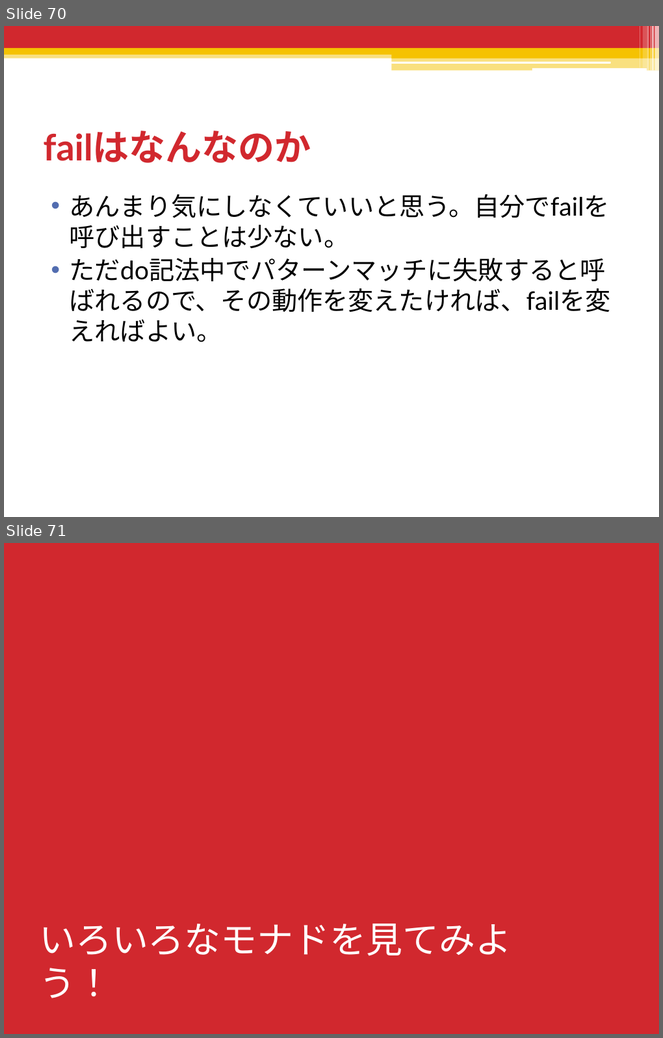
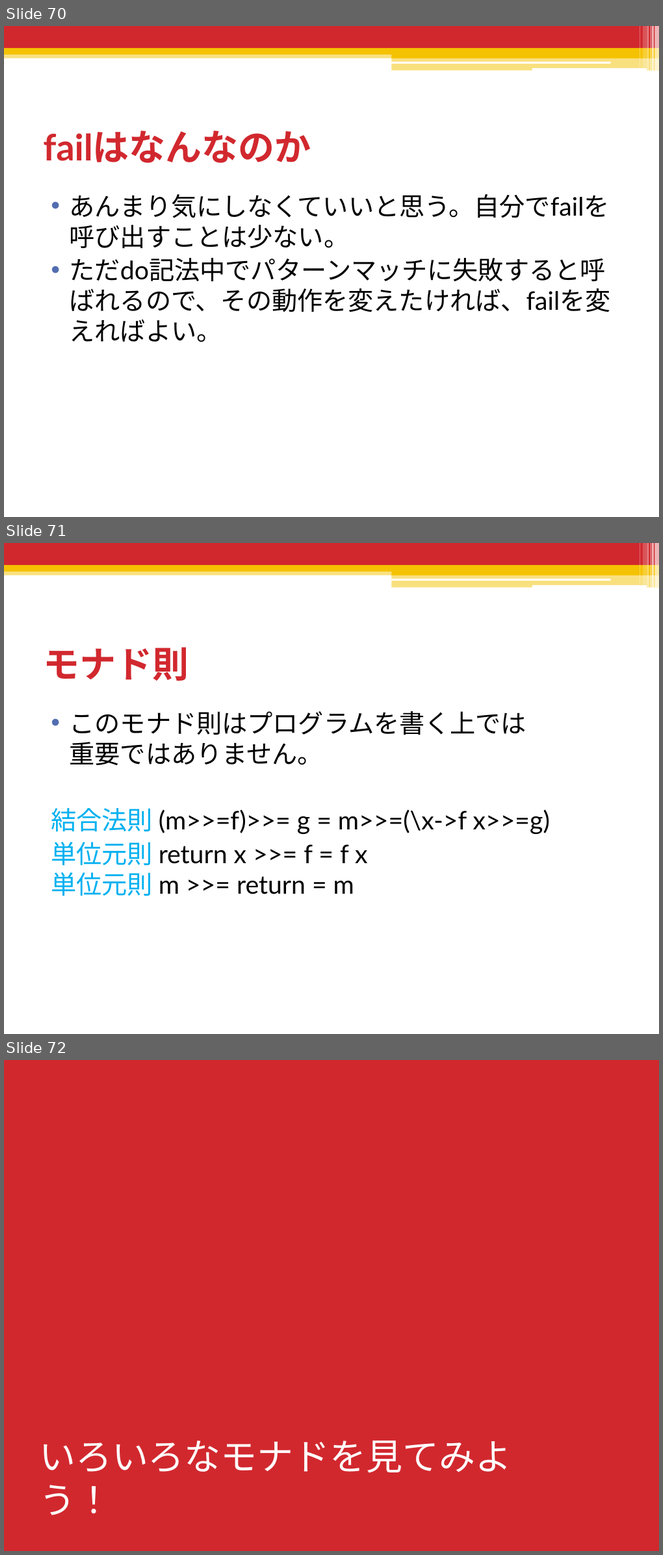
Before and after one commit to shiatsumat/HaskellLecture, a slide deck: 2_monad/slides/2_monad.pptx. Shown one above the other, each under a label of ours: slides 70 and 71 before the commit, slides 70, 71 and 72 after it. The pictures are 663x1038 and 663x1555 pixels, drawn with LibreOffice and Linux fonts; fonts in the diff are those of the drawing. Boxes give left, top, right and bottom in pixels: in the first picture for what was removed or moved away, otherwise in the second. Text is boxed around its words. In the diff, an @@ line names an element or a change of style, - is before the commit and + after.

```diff
--- a/2_monad/slides/2_monad.pptx
+++ b/2_monad/slides/2_monad.pptx
@@ slide 71 added at (4,543,659,1034), background #FFFFFF; not listed: 13 template elements that a slide beside it also shows @@
@@ title added at (43,647,189,681), 40 pt, text #D1282E, bold @@
+モナド則
@@ text added at (51,711,550,897), 28 pt, text #000000 @@
+• このモナド則はプログラムを書く上では
+  重要ではありません。
+結合法則 (m>>=f)>>= g = m>>=(\x->f x>>=g)
+単位元則 return x >>= f = f x
+単位元則 m >>= return = m
@@ what was slide 71 is now slide 72 @@
```
Also in this commit, not shown: 4 slides changed, 6 other slides added, 1 other file.
